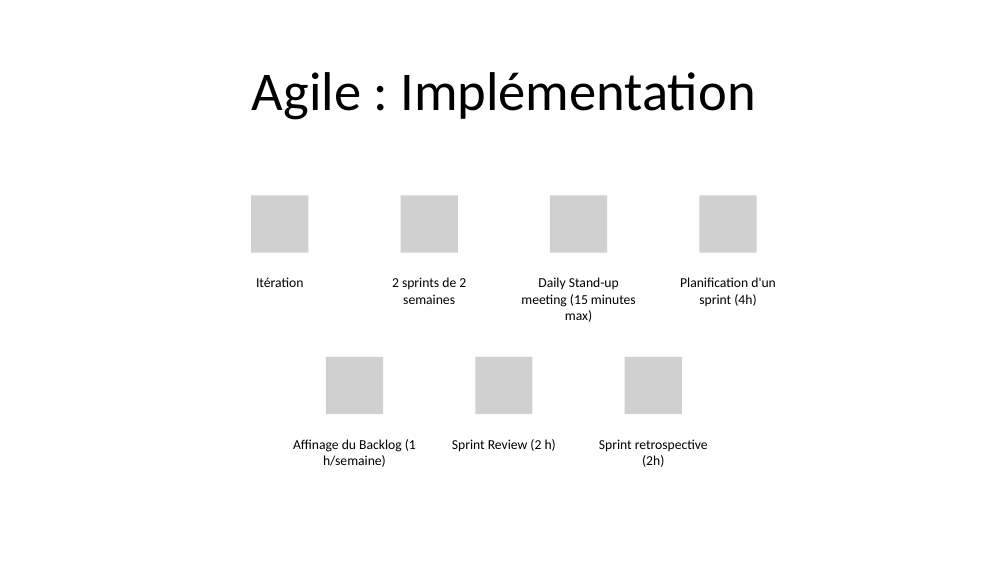
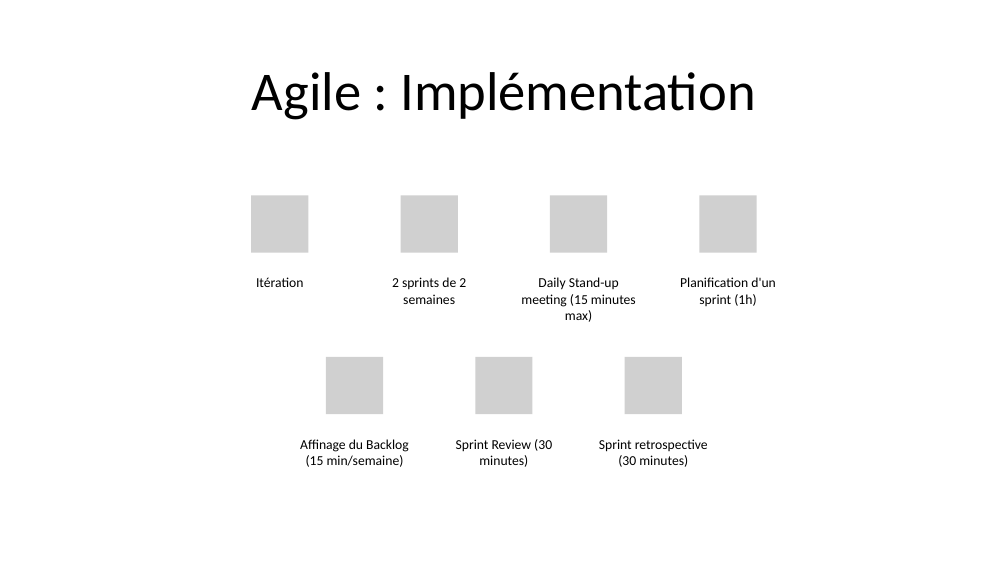
Before and after one commit to Danes99/esme-android, a slide deck: slide 9 of docs/pptx/Android Project - Group 1 - Becerra Stauner Taxil.pptx (slide 10 before the commit). Drawn at 1008x567 pixels with LibreOffice and Linux fonts; fonts in the diff are those of the drawing; grey boxes stand for pictures. Boxes give left, top, right and bottom in pixels: in the first picture for what was removed or moved away, otherwise in the second. Text is boxed around its words. In the diff, an @@ line names an element or a change of style, - is before the commit and + after.

```diff
--- a/docs/pptx/Android Project - Group 1 - Becerra Stauner Taxil.pptx
+++ b/docs/pptx/Android Project - Group 1 - Becerra Stauner Taxil.pptx
@@ text at (680, 277, 775, 306): text changed @@
-Planification d'un sprint (4h)
+Planification d'un sprint (1h)
@@ text at (300, 439, 409, 467): text changed @@
-Affinage du Backlog (1 h/semaine)
+Affinage du Backlog (15 min/semaine)
@@ text at (456, 439, 552, 467): text changed @@
-Sprint Review (2 h)
+Sprint Review (30 minutes)
@@ text at (599, 439, 708, 467): text changed @@
-Sprint retrospective (2h)
+Sprint retrospective (30 minutes)
```
Also in this commit, not shown: 2 other slides changed, 2 slides removed, 1 other file.
